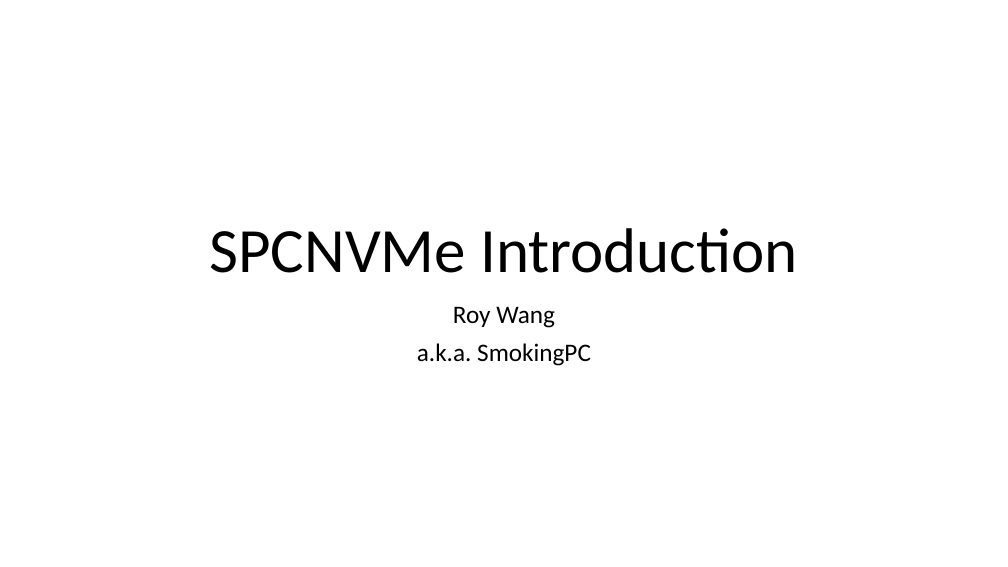
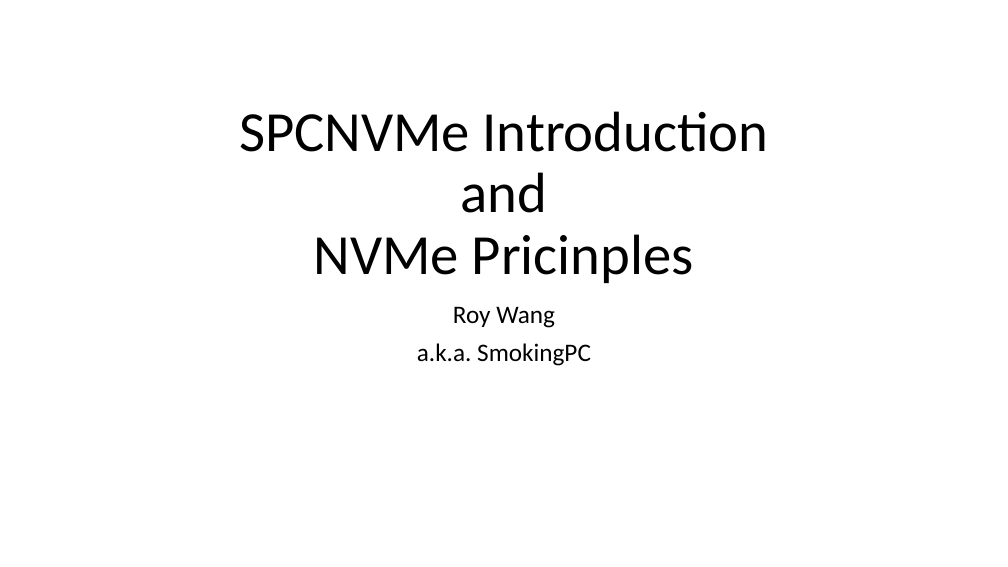
Before and after one commit to smokingpc/glendronach, a slide deck: slide 1 of doc/SPCNVMe_Introduction.pptx. Drawn at 1008x567 pixels with LibreOffice and Linux fonts; fonts in the diff are those of the drawing. Boxes give left, top, right and bottom in pixels: in the first picture for what was removed or moved away, otherwise in the second. Text is boxed around its words. In the diff, an @@ line names an element or a change of style, - is before the commit and + after.

```diff
--- a/doc/SPCNVMe_Introduction.pptx
+++ b/doc/SPCNVMe_Introduction.pptx
@@ title at (x1=239, y1=111, x2=769, y2=283): text changed; size 60 to 54 pt @@
-SPCNVMe Introduction
+SPCNVMe Introduction
+and
+NVMe Pricinples
```
Also in this commit, not shown: 9 other slides changed, 4 slides added, 5 slides removed.
